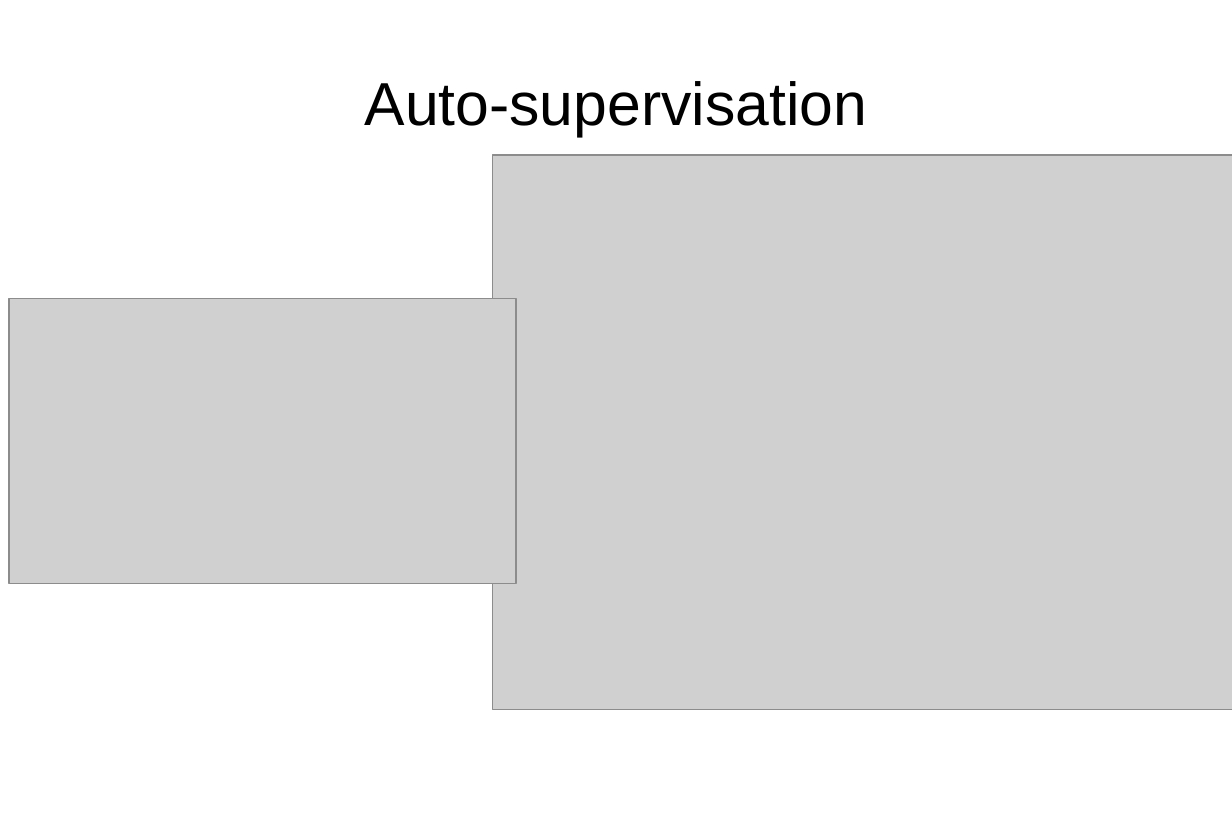
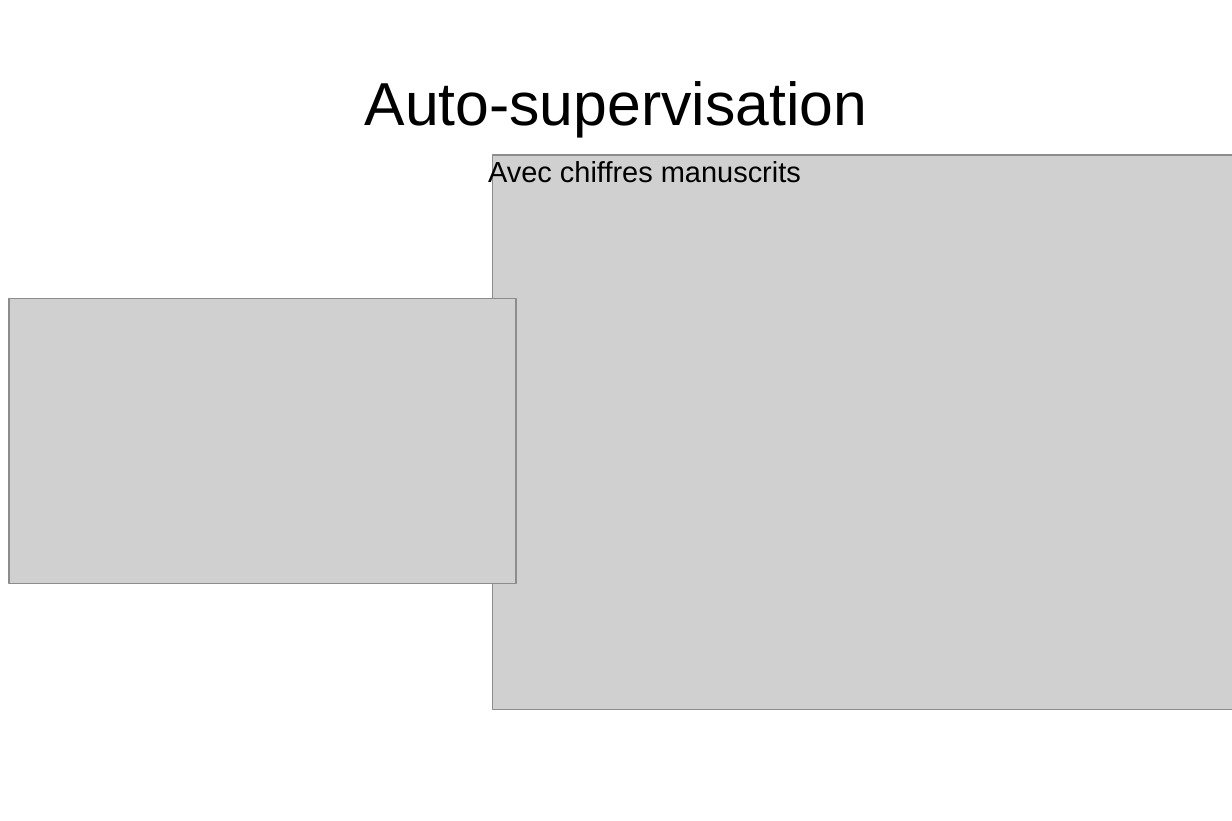
Before and after one commit to matthieu637/anne, a slide deck: slide 27 of exp/pre-presentation/pre-presentation.odp (slide 23 before the commit). Drawn at 1232x821 pixels with LibreOffice and Linux fonts; fonts in the diff are those of the drawing; grey boxes stand for pictures. Boxes give left, top, right and bottom in pixels: in the first picture for what was removed or moved away, otherwise in the second. Text is boxed around its words. In the diff, an @@ line names an element or a change of style, - is before the commit and + after.

```diff
--- a/exp/pre-presentation/pre-presentation.odp
+++ b/exp/pre-presentation/pre-presentation.odp
@@ text added at [488,159,801,187], 18 pt, text #000000 @@
+Avec chiffres manuscrits
```
Also in this commit, not shown: 10 other slides changed, 6 slides added, 2 slides removed, 1 other file.
